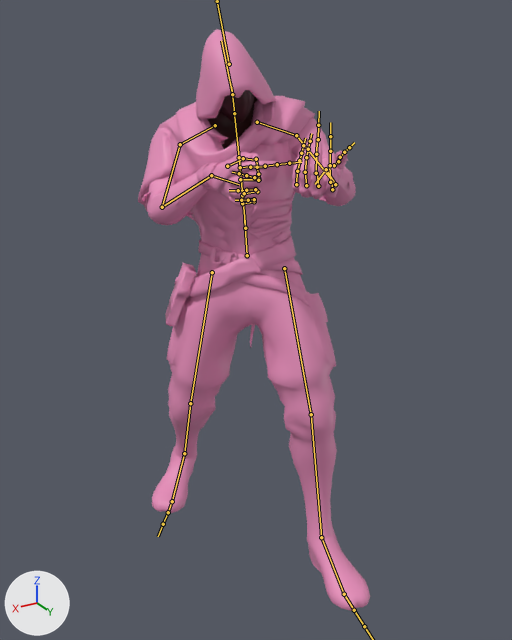
A saved change to the FBX model models/player/redPlayer.fbx.
Both versions are drawn from a camera (50 mm lens) standing at (0.202, 0.348, 0.324) and looking at (0.003, 0.015, 0.157). The lights are fixed; the arrows at lower left show +X, +Y and +Z. Both versions are drawn at frame 105 of the action 'Walk'; the numbers are the values there. The bones that bend it are drawn over the model as lines.

The first picture shows 'TP_Wraith_S0_Skelmesh.mo.001_TP_Wraith_S0_Skelmesh.md.0_7d1d670', 'TP_Wraith_S0_Skelmesh.mo.001_TP_Wraith_S0_Skelmesh.md.0_96f0e97'.
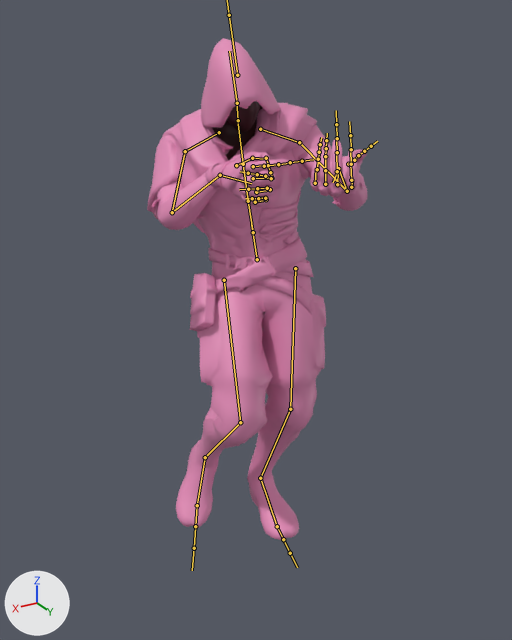
What differs and where, as boxes (x1, y1, x2, y2) in the pictures (512 x 640 px):
'TP_Wraith_S0_Skelmesh.mo.001_TP_Wraith_S0_Skelmesh.md.0_96f0e97', posed (14% shorter): before (138, 29, 371, 611); after (147, 38, 367, 540)
'TP_Wraith_S0_Skelmesh.mo.001_TP_Wraith_S0_Skelmesh.md.0_7d1d670', posed: before (207, 90, 258, 149); after (212, 101, 263, 160)
bone 'mixamorig:Hips', root to tip: before (247, 255) to (244, 219); after (257, 259) to (251, 224)
bone 'mixamorig:Spine', root to tip: before (245, 228) to (242, 195); after (253, 232) to (248, 201)
bone 'mixamorig:Spine1', root to tip: before (242, 195) to (239, 157); after (248, 201) to (243, 164)
bone 'mixamorig:Spine2', root to tip: before (239, 157) to (234, 116); after (243, 164) to (238, 123)
bone 'mixamorig:Neck', root to tip: before (234, 113) to (231, 87); after (238, 120) to (236, 95)
bone 'mixamorig:LeftArm', root to tip: before (296, 135) to (335, 184); after (299, 142) to (347, 191)
bone 'mixamorig:LeftForeArm', root to tip: before (335, 184) to (326, 169); after (347, 191) to (338, 168)
bone 'mixamorig:LeftHand', root to tip: before (326, 169) to (315, 184); after (338, 168) to (333, 182)
bone 'mixamorig:RightArm', root to tip: before (180, 144) to (162, 207); after (185, 151) to (172, 212)
bone 'mixamorig:RightHand', root to tip: before (211, 175) to (239, 184); after (220, 175) to (251, 183)
bone 'mixamorig:LeftUpLeg', root to tip: before (284, 268) to (311, 414); after (295, 268) to (290, 409)
bone 'mixamorig:LeftLeg', root to tip: before (311, 414) to (321, 537); after (290, 409) to (260, 478)
bone 'mixamorig:LeftFoot', root to tip: before (321, 537) to (344, 594); after (260, 478) to (277, 526)
bone 'mixamorig:RightUpLeg', root to tip: before (212, 272) to (190, 403); after (224, 280) to (240, 422)
bone 'mixamorig:RightLeg', root to tip: before (190, 403) to (184, 453); after (240, 422) to (205, 457)
bone 'mixamorig:RightFoot', root to tip: before (184, 453) to (172, 501); after (205, 457) to (197, 505)

What the commit changed:
Bone 'mixamorig:Hips' (bone_mixamorig_hips) moves from (-0.02, -0.23, -0.1) to (-0.17, -0.31, -0.08).
Bone 'mixamorig:Hips' (bone_mixamorig_hips) turns from (-16, 142, -7) to (-18, 149, -11) degrees about its own x, y and z.
Bone 'mixamorig:Spine' (bone_mixamorig_spine) turns from (14, -1, 0) to (16, -7, -3) degrees about its own x, y and z.
Bone 'mixamorig:Spine1' (bone_mixamorig_spine1) turns from (3, -2, -1) to (3, -3, -1) degrees about its own x, y and z.
Bone 'mixamorig:Spine2' (bone_mixamorig_spine2) turns from (3, -2, -1) to (3, -3, -2) degrees about its own x, y and z.
Bone 'mixamorig:Neck' (bone_mixamorig_neck) turns from (12, 14, -3) to (9, 17, -6) degrees about its own x, y and z.
Bone 'mixamorig:LeftArm' (bone_mixamorig_leftarm) turns from (-24, -11, 50) to (-31, -18, 49) degrees about its own x, y and z.
Bone 'mixamorig:LeftForeArm' (bone_mixamorig_leftforearm) turns from (1, -1, 43) to (1, -1, 54) degrees about its own x, y and z.
Bone 'mixamorig:LeftHand' (bone_mixamorig_lefthand) turns from (-7, -141, -18) to (-10, -145, -23) degrees about its own x, y and z.
Bone 'mixamorig:RightArm' (bone_mixamorig_rightarm) turns from (3, -37, -59) to (6, -35, -67) degrees about its own x, y and z.
Bone 'mixamorig:RightHand' (bone_mixamorig_righthand) turns from (-13, 57, 37) to (-3, 56, 46) degrees about its own x, y and z.
Bone 'mixamorig:LeftUpLeg' (bone_mixamorig_leftupleg) turns from (16, -21, -1) to (5, -11, -16) degrees about its own x, y and z.
Bone 'mixamorig:LeftLeg' (bone_mixamorig_leftleg) turns from (-21, 2, 1) to (-38, -8, 0) degrees about its own x, y and z.
Bone 'mixamorig:LeftFoot' (bone_mixamorig_leftfoot) turns from (-7, -1, 5) to (23, 6, 10) degrees about its own x, y and z.
Bone 'mixamorig:RightUpLeg' (bone_mixamorig_rightupleg) turns from (-3, 5, -11) to (29, -14, -4) degrees about its own x, y and z.
Bone 'mixamorig:RightLeg' (bone_mixamorig_rightleg) turns from (-36, -9, -5) to (-78, -6, -12) degrees about its own x, y and z.
Bone 'mixamorig:RightFoot' (bone_mixamorig_rightfoot) turns from (23, 2, 5) to (-5, 6, 3) degrees about its own x, y and z.
